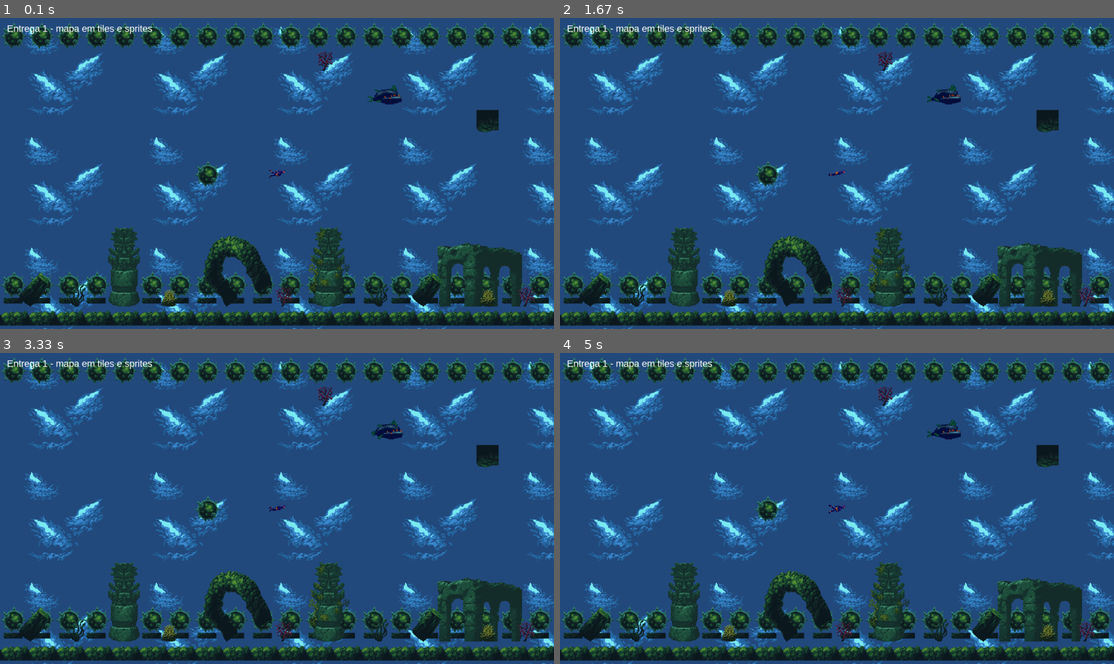
Above: before the commit, frames 1-4 (two rows, left to right).
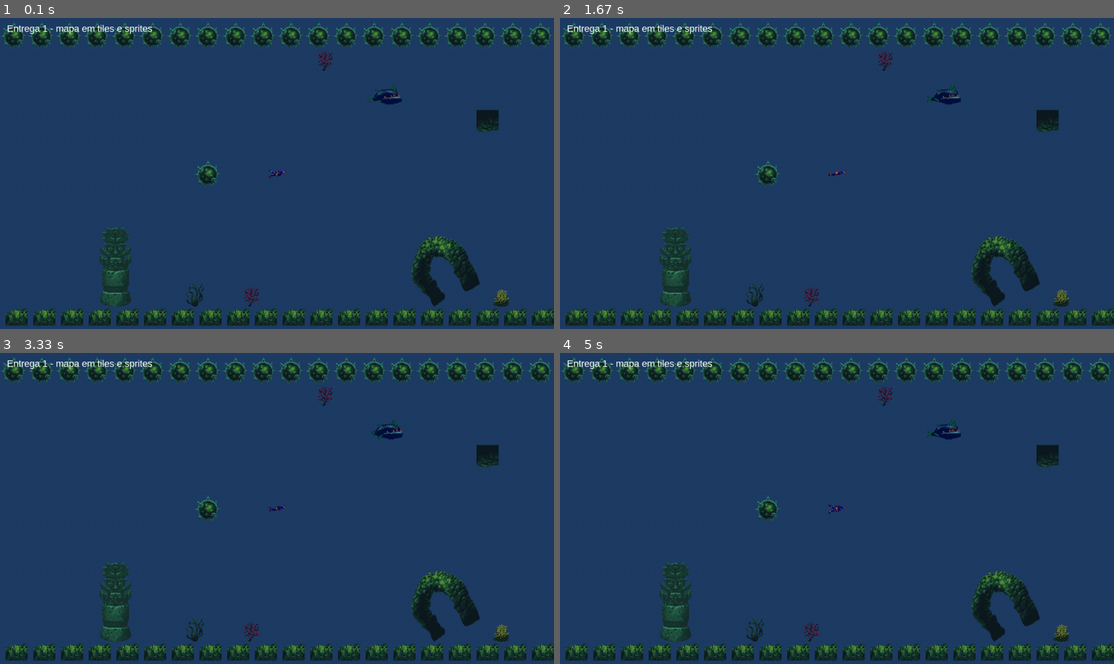
Above: after the commit, the same moments.

Repository: vitorllr/INF1034-3WB-2026.1
Game: pygame game, started from Entrega Individual 1 - Jogo Final/main.py
Same seed, same stepped clock (60 frames per second), same inputs: the game is played once before the commit and once after it.
Inputs:
- Up to frame 1 (0.1 s): no input
- Up to frame 2 (1.67 s): no input
- Up to frame 3 (3.33 s): no input
- Up to frame 4 (5 s): no input

The runs differ from the first frame. In frame 1, 91% of the frame differs, in the area x 0-100%, y 0-100%; in frame 2, 91%; in frame 3, 91%; in frame 4, 91%.

Commit message:
ajuste visual

Diff:
--- a/Entrega Individual 1 - Jogo Final/main.py
+++ b/Entrega Individual 1 - Jogo Final/main.py
@@ -10,17 +10,14 @@
 fonte = pygame.font.SysFont("Arial", 22)
 
 TILE = 64
-MAPA_PATH = "mapa.txt"
-ASSETS = "assets"
+BASE_DIR = os.path.dirname(os.path.abspath(__file__))
+MAPA_PATH = os.path.join(BASE_DIR, "mapa.txt")
+ASSETS = os.path.join(BASE_DIR, "assets")
+AZUL_MARINHO = (30, 60, 100)
 
 
 def carrega_imagem(nome):
     return pygame.image.load(os.path.join(ASSETS, nome)).convert_alpha()
-
-
-background = carrega_imagem("background.png")
-BG_LARGURA = background.get_width()
-BG_ALTURA = background.get_height()
 
 
 def recorte_escalado(folha, area, tamanho):
@@ -34,7 +31,7 @@
 
 TILES = {
     "w": None,
-    "s": recorte_escalado(folha_tiles, (320, 80, 80, 80), TILE),
+    "s": recorte_escalado(folha_tiles, (0, 80, 80, 80), TILE),
     "r": recorte_escalado(folha_tiles, (0, 0, 80, 80), TILE),
     "c": recorte_escalado(folha_props, (480, 320, 80, 80), TILE),
     "m": pygame.transform.scale(sprite_mina, (TILE, TILE)),
@@ -73,18 +70,11 @@
 
 CHAO = (MAPA_LINHAS - 1) * TILE + DESLOCAMENTO_Y + 20
 DECORACOES = [
-    ("ruina", 1010),
-    ("arco", 470),
-    ("estatua", 250),
-    ("estatua_coral", 712),
-    ("pilar", 44),
-    ("pilar", 952),
-    ("kelp", 156),
-    ("kelp", 856),
-    ("coral", 636),
-    ("coral", 1196),
-    ("anemona", 372),
-    ("anemona", 1108),
+    ("estatua", 230),
+    ("kelp", 430),
+    ("coral", 560),
+    ("arco", 950),
+    ("anemona", 1140),
 ]
 
 
@@ -120,13 +110,7 @@
 
 
 def desenha_background():
-    x = 0
-    while x < LARGURA:
-        y = 0
-        while y < ALTURA:
-            screen.blit(background, (x, y))
-            y += BG_ALTURA
-        x += BG_LARGURA
+    screen.fill(AZUL_MARINHO)
 
 
 def desenha_mapa():
--- a/Entrega Individual 1 - Jogo Final/mapa.txt
+++ b/Entrega Individual 1 - Jogo Final/mapa.txt
@@ -7,5 +7,5 @@
 wwwwwwwwwwwwwwwwwwwwwwwwwwwwwwwwwwwwwwwwwwwwwwwwww
 wwwwwwwwwwwwwwwwwwwwwwwwwwwwwwwwwwwwwwwwwwwwwwwwww
 wwwwwwwwwwwwwwwwwwwwwwwwwwwwwwwwwwwwwwwwwwwwwwwwww
-mmmmmmmmmmmmmmmmmmmmmmmmmmmmmmmmmmmmmmmmmmmmmmmmmm
+wwwwwwwwwwwwwwwwwwwwwwwwwwwwwwwwwwwwwwwwwwwwwwwwww
 ssssssssssssssssssssssssssssssssssssssssssssssssss
